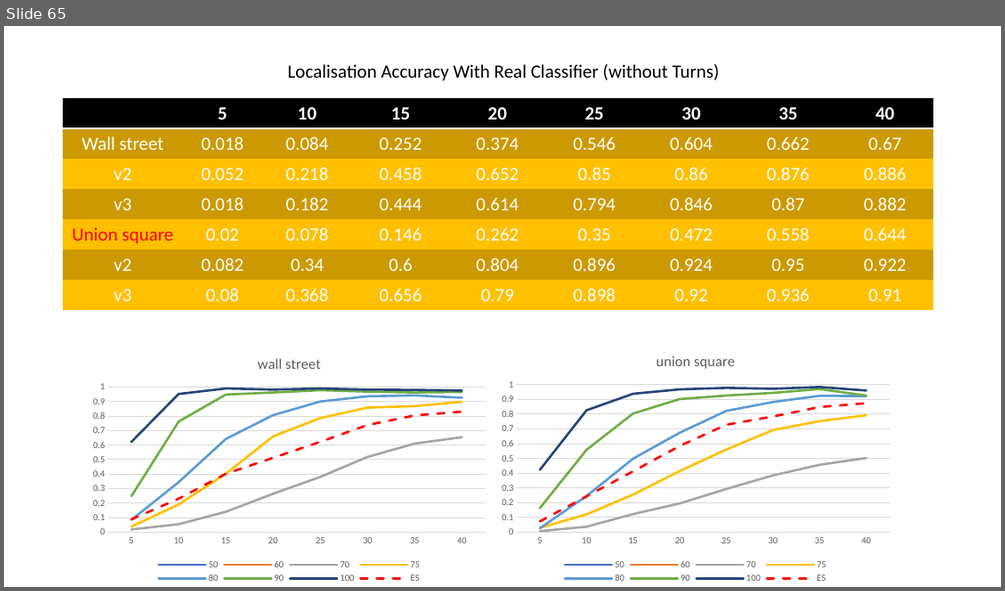
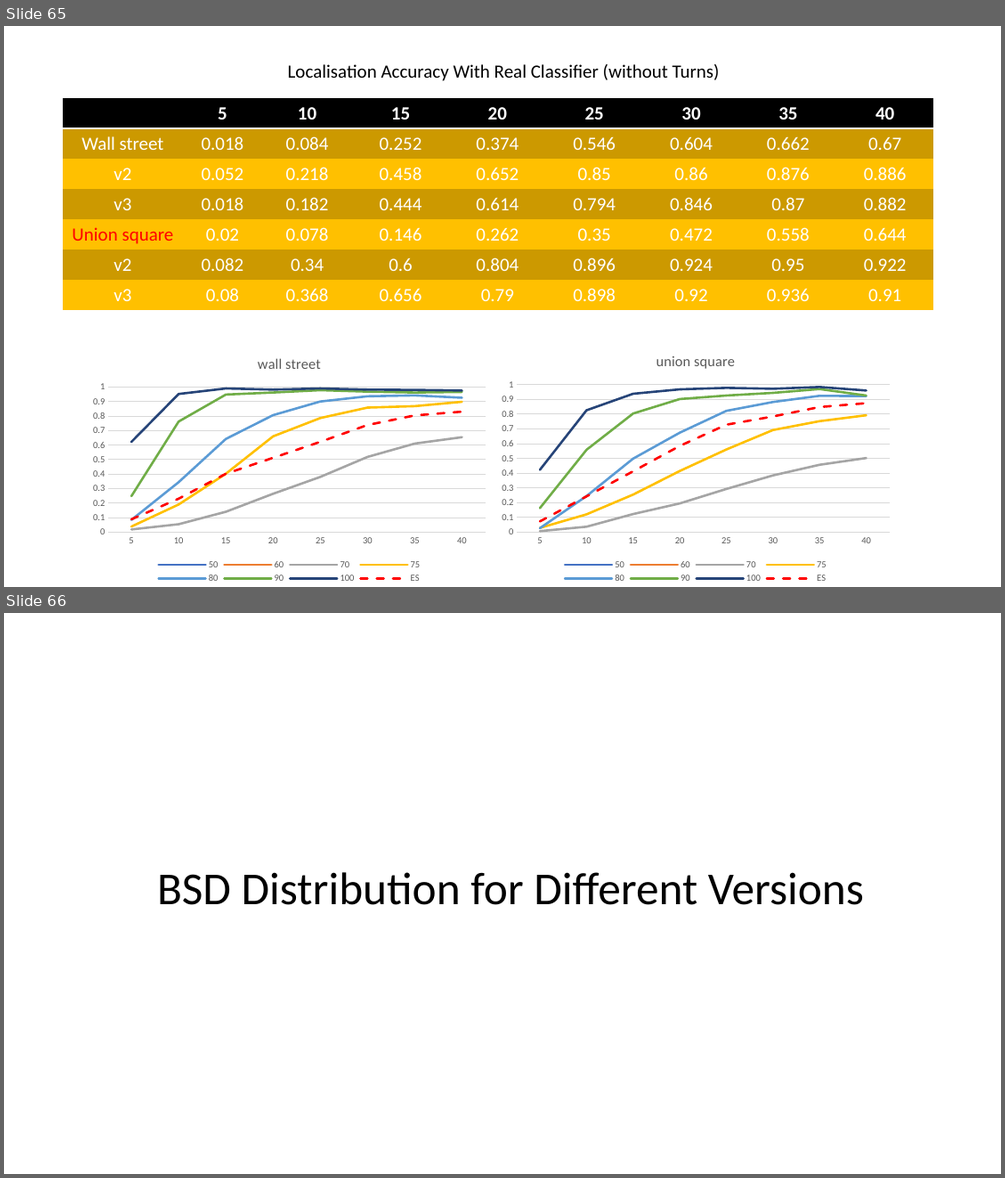
Before and after one commit to ZhouMengjie/bsd-cnn-network, a slide deck: BSD_Figures.pptx. Shown one above the other, each under a label of ours: slide 65 before the commit, slides 65 and 66 after it. The pictures are 1005x591 and 1005x1178 pixels, drawn with LibreOffice and Linux fonts; fonts in the diff are those of the drawing. Boxes give left, top, right and bottom in pixels: in the first picture for what was removed or moved away, otherwise in the second. Text is boxed around its words. In the diff, an @@ line names an element or a change of style, - is before the commit and + after.

```diff
--- a/BSD_Figures.pptx
+++ b/BSD_Figures.pptx
@@ slide 66 added at bbox=[4, 613, 1001, 1174], background #FFFFFF @@
@@ title added at bbox=[157, 872, 864, 905], 44 pt, text #000000 @@
+BSD Distribution for Different Versions
```
Also in this commit, not shown: 4 slides changed, 7 other slides added, 1 other file.
